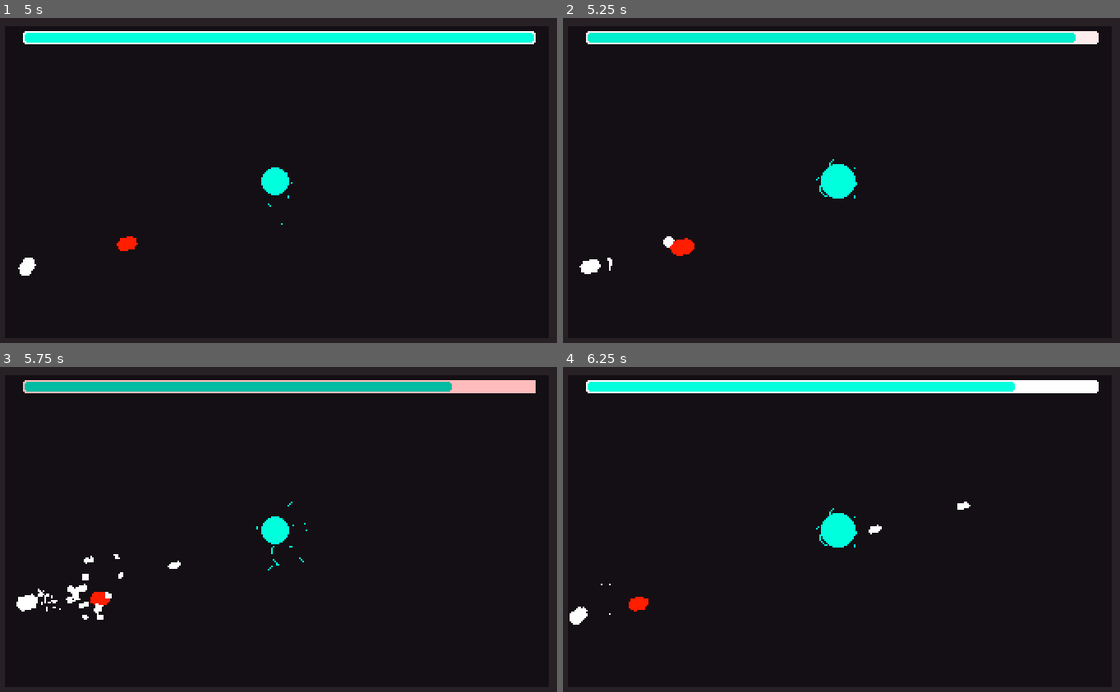
Above: before the commit, frames 1-4 (two rows, left to right).
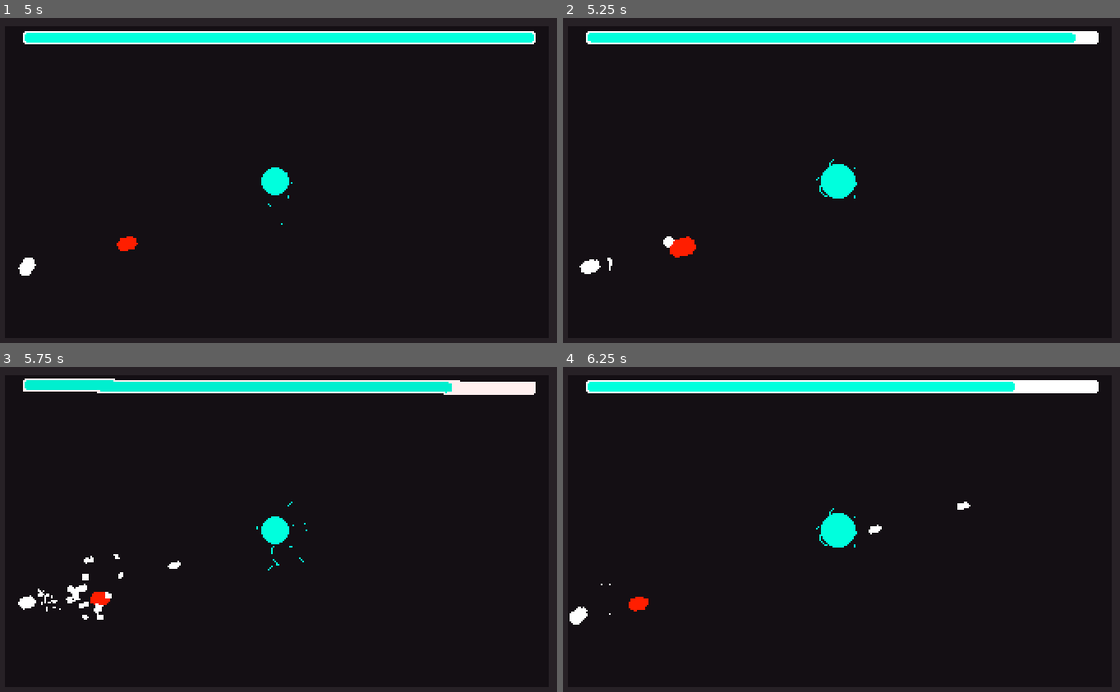
Above: after the commit, the same moments.

Repository: Nexe08/EnergySource
Game: Godot game, scene res://Main.tscn
Same seed, same stepped clock (60 frames per second), same inputs: the game is played once before the commit and once after it.
Inputs (mouse positions are in pixels of both pictures, inside the frame that each line leads up to):
- Up to frame 1 (5 s): move the mouse to (401, 164) at 0.52 s; hold A (a) 0.53-1.28 s; tap D (d) at 0.8, 1.35, 3.8, 4.35 s; move the mouse to (167, 200) at 1.27 s; tap S (s) at 1.55, 4.55 s; move the mouse to (334, 109) at 2.02 s; hold S (s) 2.03-2.78 s; tap W (w) at 2.3, 2.85 s; move the mouse to (250, 248) at 2.77 s; tap A (a) at 3.05 s; move the mouse to (445, 232) at 3.52 s; hold A (a) 3.53-4.28 s; move the mouse to (111, 131) at 4.27 s
- Up to frame 2 (5.25 s): move the mouse to (869, 183) at 5.02 s; press the mouse at (869, 183) at 5.03 s
- Up to frame 3 (5.75 s): tap W (w) at 5.3 s
- Up to frame 4 (6.25 s): move the mouse to (757, 448) at 5.77 s; release the mouse at (757, 448) at 5.78 s; tap S (s) at 5.85 s; tap A (a) at 6.05 s

Frame 1 is identical in both runs. In frame 2, less than 0.1% of the frame differs, in the area x 3-92%, y 4-79%; in frame 3, 3.9%, in the area x 2-97%, y 3-76%; in frame 4, nothing differs.

Commit message:
Added Visual Feedback in
* Energy bar.
* Player taking damage
* SlowMover taking damage.

Diff:
--- a/Enemy/SlowMover.tscn
+++ b/Enemy/SlowMover.tscn
@@ -7,6 +7,33 @@
 [sub_resource type="CapsuleShape2D" id=1]
 radius = 5.00001
 height = 3.99999
+
+[sub_resource type="Animation" id=5]
+length = 0.001
+tracks/0/type = "value"
+tracks/0/path = NodePath("AttackArea/CollisionShape2D:disabled")
+tracks/0/interp = 1
+tracks/0/loop_wrap = true
+tracks/0/imported = false
+tracks/0/enabled = true
+tracks/0/keys = {
+"times": PoolRealArray( 0 ),
+"transitions": PoolRealArray( 1 ),
+"update": 0,
+"values": [ false ]
+}
+tracks/1/type = "value"
+tracks/1/path = NodePath("../CollisionShape2D:disabled")
+tracks/1/interp = 1
+tracks/1/loop_wrap = true
+tracks/1/imported = false
+tracks/1/enabled = true
+tracks/1/keys = {
+"times": PoolRealArray( 0 ),
+"transitions": PoolRealArray( 1 ),
+"update": 0,
+"values": [ false ]
+}
 
 [sub_resource type="Animation" id=2]
 resource_name = "death"
@@ -47,6 +74,30 @@
 "args": [  ],
 "method": "queue_free"
 } ]
+}
+tracks/3/type = "value"
+tracks/3/path = NodePath("../CollisionShape2D:disabled")
+tracks/3/interp = 1
+tracks/3/loop_wrap = true
+tracks/3/imported = false
+tracks/3/enabled = true
+tracks/3/keys = {
+"times": PoolRealArray( 0 ),
+"transitions": PoolRealArray( 1 ),
+"update": 1,
+"values": [ true ]
+}
+tracks/4/type = "value"
+tracks/4/path = NodePath("AttackArea/CollisionShape2D:disabled")
+tracks/4/interp = 1
+tracks/4/loop_wrap = true
+tracks/4/imported = false
+tracks/4/enabled = true
+tracks/4/keys = {
+"times": PoolRealArray( 0 ),
+"transitions": PoolRealArray( 1 ),
+"update": 1,
+"values": [ true ]
 }
 
 [sub_resource type="Animation" id=3]
@@ -75,6 +126,30 @@
 "transitions": PoolRealArray( 1 ),
 "update": 1,
 "values": [ true ]
+}
+tracks/2/type = "value"
+tracks/2/path = NodePath("../CollisionShape2D:disabled")
+tracks/2/interp = 1
+tracks/2/loop_wrap = true
+tracks/2/imported = false
+tracks/2/enabled = true
+tracks/2/keys = {
+"times": PoolRealArray( 0 ),
+"transitions": PoolRealArray( 1 ),
+"update": 1,
+"values": [ false ]
+}
+tracks/3/type = "value"
+tracks/3/path = NodePath("AttackArea/CollisionShape2D:disabled")
+tracks/3/interp = 1
+tracks/3/loop_wrap = true
+tracks/3/imported = false
+tracks/3/enabled = true
+tracks/3/keys = {
+"times": PoolRealArray( 0 ),
+"transitions": PoolRealArray( 1 ),
+"update": 1,
+"values": [ false ]
 }
 
 [sub_resource type="CircleShape2D" id=4]
@@ -113,6 +188,7 @@
 
 [node name="AnimationPlayer" type="AnimationPlayer" parent="SlowMoverComponent" index="2"]
 autoplay = "idle"
+anims/RESET = SubResource( 5 )
 anims/death = SubResource( 2 )
 anims/idle = SubResource( 3 )
 
--- a/Enemy/script/slow_mover_component.gd
+++ b/Enemy/script/slow_mover_component.gd
@@ -5,6 +5,8 @@
 export var life: float = 2
 export var speed: float = 30
 export var damage: float = 1
+
+var can_attack: bool = false
 
 onready var parent = get_parent()
 onready var target = global.player
@@ -22,6 +24,10 @@
     sprite.scale = lerp(sprite.scale, Vector2(1, 1), .27)
     _handel_target_following_logic()
 
+    if can_attack:
+        target.take_damage(damage, parent.global_position)
+        can_attack = false
+
 
 func _handel_target_following_logic():
     var target_direction = parent.global_position.direction_to(target.global_position)
@@ -32,6 +38,7 @@
 # if target is in attack range
 func _on_AttackArea_body_entered(body: Node) -> void:
     if body == target:
+        can_attack = true
         damage_cooldown_timer.stop()
         damage_cooldown_timer.start()
 
@@ -39,20 +46,21 @@
 # if target isn't in attack range
 func _on_AttackArea_body_exited(body: Node) -> void:
     if body == target:
+        can_attack = false
         damage_cooldown_timer.stop()
 
 
 func _on_DamageCooldownTimer_timeout() -> void:
     damage_cooldown_timer.stop()
     damage_cooldown_timer.start()
-    target.take_damage(damage, parent.global_position)
+    can_attack = true
 
 
 # called in character class
 func take_damage(takken_damage: float, _damage_direction: Vector2 = Vector2.ZERO):
     if life > 0:
         life -= takken_damage
-        sprite.scale = Vector2(1.5, 1.5)
+        sprite.scale = Vector2(1.9, 1.9)
     else:
         parent.sleeping = true
         anim.play("death")
--- a/Player/Player.tscn
+++ b/Player/Player.tscn
@@ -37,6 +37,7 @@
 
 [node name="PlayerDamageDetectingComponent" type="Node2D" parent="." index="4"]
 script = ExtResource( 6 )
+player_sprite = NodePath("../Sprite")
 
 [node name="DropDetectingComponent" type="Area2D" parent="." index="5"]
 collision_layer = 0
--- a/Player/Script/PlayerAttackComponent.gd
+++ b/Player/Script/PlayerAttackComponent.gd
@@ -39,7 +39,7 @@
         parent.parent.add_child(bullet_instance)
         fire_rate_timer.stop()
         fire_rate_timer.start()
-        sprite.scale = Vector2(1.5, 1.5) # visual
+        sprite.scale = Vector2(.2, .2) #Vector2(1.5, 1.5) # visual
         global.emit_signal("energy_level_changed", -1) # energy level was consumed
         can_fire = false
 
--- a/Player/Script/player_damage_detecting_component.gd
+++ b/Player/Script/player_damage_detecting_component.gd
@@ -1,5 +1,11 @@
 extends Node2D
 # Player/player damage detecting component
 
+export (NodePath) var player_sprite
+
+onready var sprite = get_node(player_sprite)
+
+
 func take_damage(damage, _damage_direction: Vector2 = Vector2.ZERO):
+    sprite.scale = Vector2(1.9, 1.9) # reseting in player attack component
     global.emit_signal("energy_level_changed", -damage)
--- a/ProgressBar/script/energy_bar_component.gd
+++ b/ProgressBar/script/energy_bar_component.gd
@@ -14,8 +14,9 @@
 
 
 func _process(_delta: float) -> void:
-    energy_bar.rect_scale = lerp(energy_bar.rect_scale, Vector2(1, 1), .5)
-    energy_bar.modulate = energy_bar.modulate.linear_interpolate(Color.white, .2)
+    energy_bar.rect_scale = lerp(energy_bar.rect_scale, Vector2(1, 1), .37)
+    energy_bar.rect_rotation = lerp(energy_bar.rect_rotation, 0, .37)
+    energy_bar.modulate = energy_bar.modulate.linear_interpolate(Color.white, .37)
 
 
 # signal connection
@@ -23,8 +24,10 @@
     current_energy_level += value
 
     if value < 0:
+        energy_bar.rect_scale = Vector2(1.05, 1.1)
+        energy_bar.rect_rotation = rand_range(-15, 15)
         energy_bar.modulate = "#ff0000"
     else:
         energy_bar.modulate = "#15eacb"
-    energy_bar.rect_scale = Vector2(1.05, 1.1)
+
     energy_bar.emit_signal("value_changed", current_energy_level)
Not shown: 1 places in Enemy/SlowMover.tscn that only renumber resources
